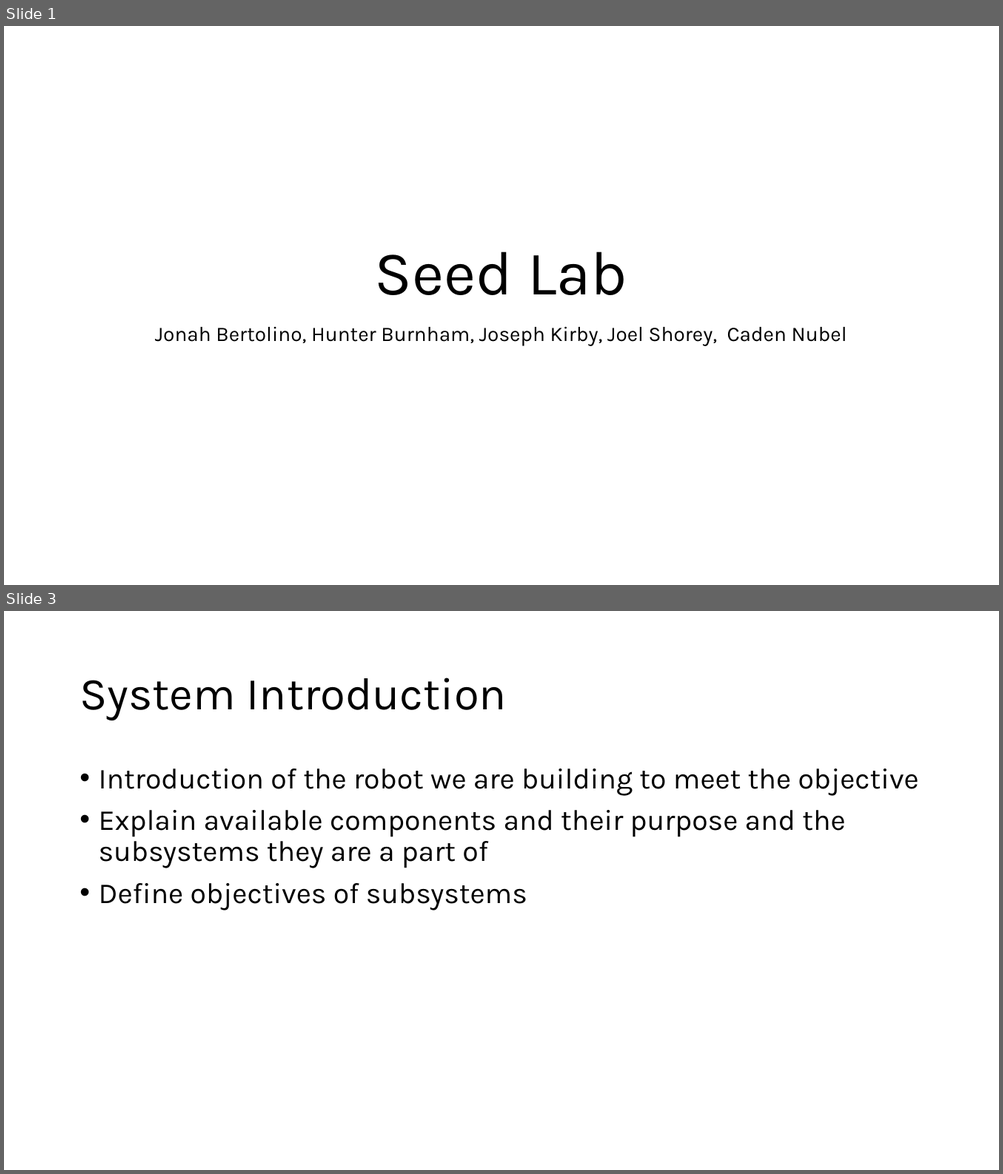
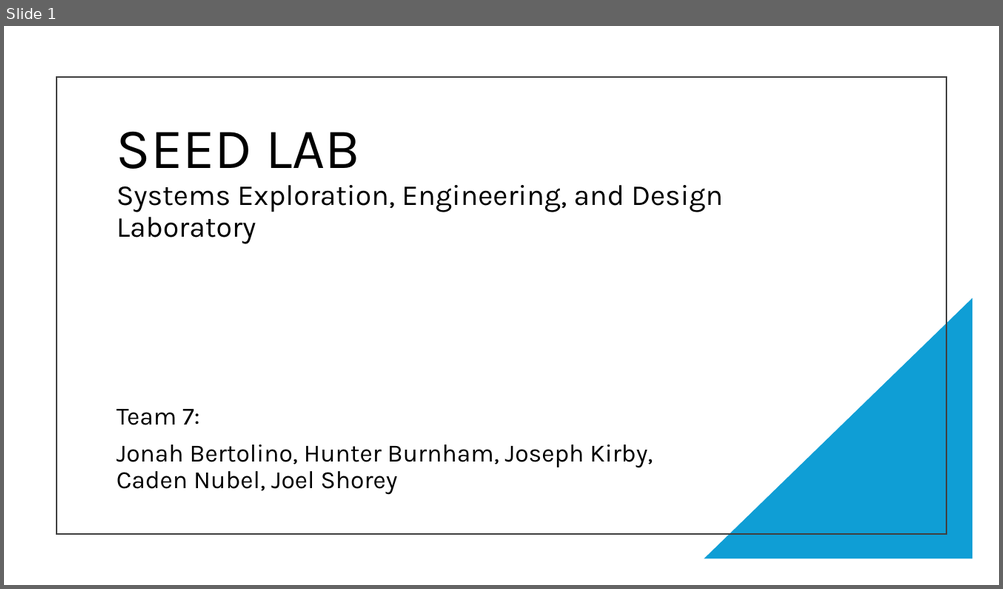
Before and after one commit to JonahBert/SeedLab, a slide deck: TeamPresentation/ProjectPresentation.pptx. Shown one above the other, each under a label of ours: slides 1 and 3 before the commit, slide 1 after it; the slides between them are not shown. The pictures are 1003x1174 and 1003x589 pixels, drawn with LibreOffice and Linux fonts; fonts in the diff are those of the drawing. Boxes give left, top, right and bottom in pixels: in the first picture for what was removed or moved away, otherwise in the second. Text is boxed around its words. In the diff, an @@ line names an element or a change of style, - is before the commit and + after.

```diff
--- a/TeamPresentation/ProjectPresentation.pptx
+++ b/TeamPresentation/ProjectPresentation.pptx
@@ slide 3 removed at [4,611,999,1170], background #FFFFFF @@
@@ title removed at [79,678,506,721] @@
-System Introduction
@@ text removed at [99,769,919,911] @@
-• Introduction of the robot we are building to meet the objective
-• Explain available components and their purpose and the subsystems they are a part of
-• Define objectives of subsystems
@@ slide 1 changed as well @@
@@ rectangle added at [57,77,946,534], outline #404040 1.5 pt @@
@@ title at [116,131,723,244]: text changed; size 60 to 28 pt @@
-Seed Lab
+SEED LAB
+Systems Exploration, Engineering, and Design Laboratory
@@ right triangle added at [704,298,973,560], fill #0F9ED5 @@
@@ subtitle at [116,409,652,495]: text changed; size 20 to 24 pt @@
-Jonah Bertolino, Hunter Burnham, Joseph Kirby, Joel Shorey, Caden Nubel
+Team 7:
+Jonah Bertolino, Hunter Burnham, Joseph Kirby, Caden Nubel, Joel Shorey
```
Also in this commit, not shown: 18 slides added, 6 other slides removed, 3 other files.
